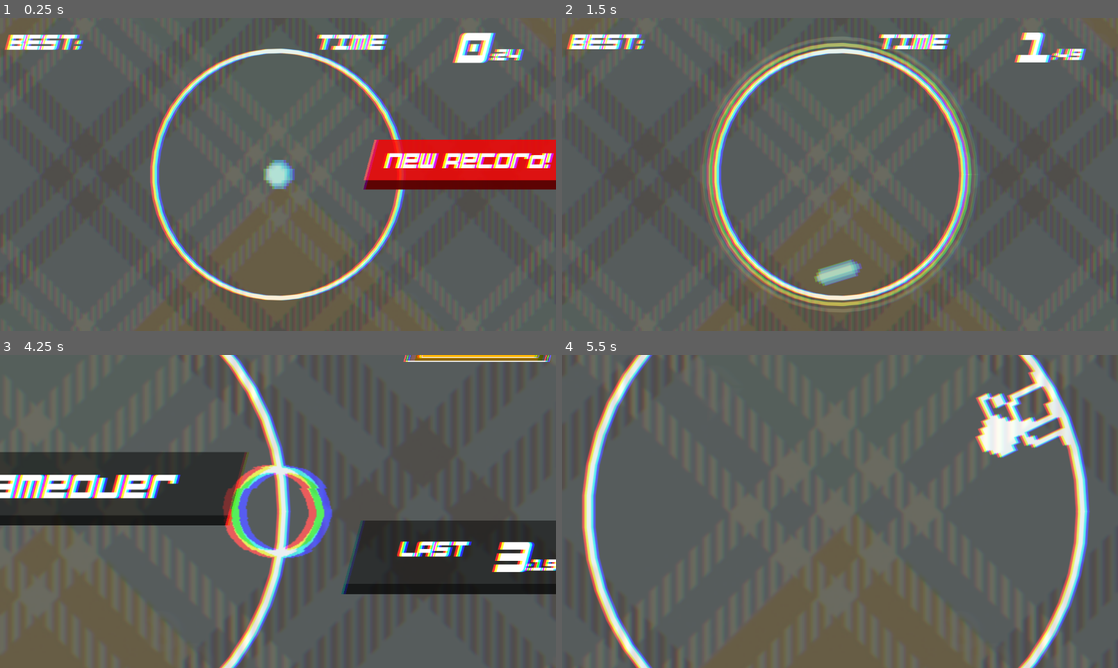
Above: before the commit, frames 1-4 (two rows, left to right).
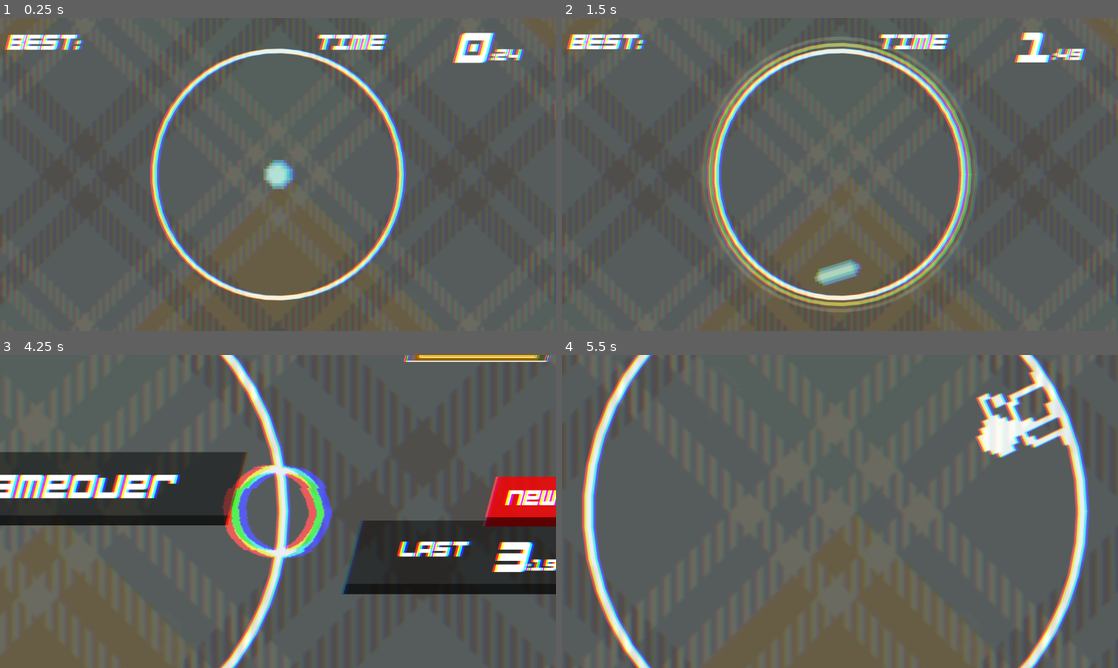
Above: after the commit, the same moments.

Repository: jokw1228/Slay_The_Circle
Game: Godot game, scene res://scenes/rooms/RoomTest/RoomGeunho.tscn
The game is run twice, just before and just after one commit, with the same random seed, the same clock (stepped at 60 frames per second) and the same inputs. This scene is started directly instead of the project's main scene. Sound files missing from this copy of the repository are replaced by a short silence.
Inputs (mouse positions are in pixels of both pictures, inside the frame that each line leads up to):
- Up to frame 1 (0.25 s): no input
- Up to frame 2 (1.5 s): move the mouse to (812, 237) at 0.52 s; click (812, 237) at 0.67 s; move the mouse to (1006, 221) at 1.27 s; click (1006, 221) at 1.42 s
- Up to frame 3 (4.25 s): move the mouse to (111, 464) at 2.02 s; click (111, 464) at 2.17 s; move the mouse to (305, 511) at 2.77 s; click (305, 511) at 2.92 s; move the mouse to (194, 433) at 3.52 s; click (194, 433) at 3.67 s
- Up to frame 4 (5.5 s): move the mouse to (962, 495) at 4.27 s; click (962, 495) at 4.42 s; click (1045, 383) at 5 s

The runs differ from the first frame. In frame 1, 5.4% of the frame differs, in the area x 65-100%, y 38-55%; in frame 2, nothing differs; in frame 3, 1.9%; in frame 4, nothing differs.

Commit message:
Back Button transition 수정, tutorial 기록, savefilemanager 구현

Diff:
--- a/project.godot
+++ b/project.godot
@@ -30,6 +30,7 @@
 SoundManager="*res://addons/resonate/sound_manager/sound_manager.gd"
 MusicManager="*res://addons/resonate/music_manager/music_manager.gd"
 Utils="*res://scenes/bombgenerators/Utils.gd"
+SaveFileManager="*res://scenes/savefilemanager/SaveFileManager.gd"
 
 [display]
 
--- a/scenes/playingfield/PlayingFieldUI.gd
+++ b/scenes/playingfield/PlayingFieldUI.gd
@@ -16,11 +16,11 @@
 @export var Gameover_node: Label
 
 var RoomMenu_room = "res://scenes/rooms/RoomMenu/RoomMenu.tscn"
-
-const SAVE_PATH = "res://best_record.dat"
+var stage_index: int = 1
 
 var seconds_value: int = 0
 var milliseconds_value: int = 0
+var is_new_record: bool = false
 
 func playing_time_updated(time: float):
 	seconds_value = floor(time)
@@ -32,6 +32,7 @@
 
 func close_Stopped_and_open_Playing():
 	#스타트 범브 터지면 gameover UI 들어가게
+	NewRecord_node.visible = false
 	var tween_close_left = get_tree().create_tween().set_ease(Tween.EASE_OUT).set_trans(Tween.TRANS_EXPO)
 	var tween_close_right = get_tree().create_tween().set_ease(Tween.EASE_OUT).set_trans(Tween.TRANS_EXPO)
 	var tween_close_up = get_tree().create_tween().set_ease(Tween.EASE_OUT).set_trans(Tween.TRANS_EXPO)
@@ -41,6 +42,11 @@
 	tween_close_left.tween_property(StoppedLeft_node,"position",Vector2(-800,0),0.4)
 	tween_close_right.tween_property(StoppedRight_node,"position",Vector2(800,0),0.4)
 	tween_close_up.tween_property(StoppedUp_node,"position",Vector2(0,-400),0.4)
+	if(is_new_record):
+		var tween_record = get_tree().create_tween().set_ease(Tween.EASE_OUT).set_trans(Tween.TRANS_EXPO)
+		NewRecord_node.position = Vector2(0,0)
+		tween_record.tween_property(NewRecord_node,"position",Vector2(800,0),0.4)
+		is_new_record = false
 	await get_tree().create_timer(0.4).timeout
 
 	NewRecord_node.visible = false
@@ -88,46 +94,35 @@
 
 
 func print_best_record():
-
-	var load_file = FileAccess.open(SAVE_PATH, FileAccess.READ_WRITE)
-	if load_file == null:
-		load_file.store_float(0)
-
-	if FileAccess.file_exists(SAVE_PATH) == false:
-		return
-
-	var current_line = load_file.get_line()
-	var existing_record:float = float(current_line)
-	var current_record:float = seconds_value + float(milliseconds_value)/100
-
-	if (current_record > existing_record):
+	var best_record = SaveFileManager.get_best_record(stage_index)
+	var current_record: float = seconds_value + float(milliseconds_value)/100
+	#최고기록을 갱신한 경우
+	if(current_record > best_record):
 		NewRecord_node.visible = true
-		load_file.store_string(str (current_record))
 		new_record_transition()
-
+		SaveFileManager.update_record(stage_index,current_record)
+		is_new_record = true
 
 func new_record_transition():
 	NewRecord_node.position = Vector2(800,0)
 	await get_tree().create_timer(1.0).timeout
 	var tween1 = get_tree().create_tween().set_ease(Tween.EASE_OUT).set_trans(Tween.TRANS_EXPO)
 	tween1.tween_property(NewRecord_node,"position",Vector2(0,0),0.4)
-	await get_tree().create_timer(1.4).timeout
-	NewRecord_node.position = Vector2(0,0)
-	var tween2 = get_tree().create_tween().set_ease(Tween.EASE_OUT).set_trans(Tween.TRANS_EXPO)
-	tween2.tween_property(NewRecord_node,"position",Vector2(800,0),0.4)
-
 
 func _on_back_button_back():
 	#백 버튼 클릭시 UI 정리 <- "스타트 범브 터지면 gameover UI 들어가게" 와 같은 상황
 	var tween_close_left = get_tree().create_tween().set_ease(Tween.EASE_OUT).set_trans(Tween.TRANS_EXPO)
 	var tween_close_right = get_tree().create_tween().set_ease(Tween.EASE_OUT).set_trans(Tween.TRANS_EXPO)
 	var tween_close_up = get_tree().create_tween().set_ease(Tween.EASE_OUT).set_trans(Tween.TRANS_EXPO)
+	var tween_record = get_tree().create_tween().set_ease(Tween.EASE_OUT).set_trans(Tween.TRANS_EXPO)
 	StoppedLeft_node.position = Vector2(0,0)
 	StoppedRight_node.position = Vector2(0,0)
 	StoppedUp_node.position = Vector2(0,0)
+	NewRecord_node.position = Vector2(0,0)
 	tween_close_left.tween_property(StoppedLeft_node,"position",Vector2(-800,0),0.4)
 	tween_close_right.tween_property(StoppedRight_node,"position",Vector2(800,0),0.4)
 	tween_close_up.tween_property(StoppedUp_node,"position",Vector2(0,-400),0.4)
+	tween_record.tween_property(NewRecord_node,"position",Vector2(800,0),0.4)
 
 	var tween_back_in: Tween = get_tree().create_tween().set_trans(Tween.TRANS_EXPO)
 	tween_back_in.tween_property(BackToMenu_node, "position", Vector2(96, 249), 1.25)
--- a/scenes/rooms/RoomLogo/RoomLogo.gd
+++ b/scenes/rooms/RoomLogo/RoomLogo.gd
@@ -10,6 +10,7 @@
 @onready var Camera2D_node: Camera2D = $Camera2D
 
 func _ready():
+	SaveFileManager.load_game()
 	CircleField_node.stop_reverb_effect()
 
 	await get_tree().create_timer(0.5).timeout
@@ -52,5 +53,8 @@
 
 	await tween_camera.finished
 	await get_tree().create_timer(0.3).timeout
-	get_tree().change_scene_to_file(RoomTutorial_room)
+	if(!SaveFileManager.is_tutorial_cleared):
+		get_tree().change_scene_to_file(RoomTutorial_room)
+	else:
+		get_tree().change_scene_to_file(RoomMenu_room)
 	#get_tree().change_scene_to_file(RoomMenu_room)
--- a/scenes/rooms/RoomTutorial/RoomTutorial.gd
+++ b/scenes/rooms/RoomTutorial/RoomTutorial.gd
@@ -5,5 +5,6 @@
 var RoomMenu_room = "res://scenes/rooms/RoomMenu/RoomMenu.tscn"
 
 func _on_tutorial_bomb_generator_tutorial_end():
+	SaveFileManager.tutorial_clear()
 	await get_tree().create_timer(1.0).timeout
 	get_tree().change_scene_to_file(RoomMenu_room)
--- /dev/null
+++ b/scenes/savefilemanager/SaveFileManager.gd
@@ -0,0 +1,74 @@
+extends Node
+
+var circle_record: float = 0.0
+var circler_record: float = 0.0
+var circlest_record: float = 0.0
+var hypercircle_record: float = 0.0
+var hypercircler_record: float = 0.0
+var hypercirclest_record:float = 0.0
+
+var sound_volume: float
+
+var is_tutorial_cleared: bool = false
+
+func get_best_record(stage_index: int) -> float:
+	if stage_index == 1:
+		return circle_record
+	if stage_index == 2:
+		return circler_record
+	if stage_index == 3:
+		return circlest_record
+	if stage_index == 4:
+		return hypercircle_record
+	if stage_index == 5:
+		return hypercircler_record
+	else:
+		return hypercirclest_record
+
+func update_record(stage_index:int, record:float):
+	if stage_index == 1:
+		circle_record = record
+	if stage_index == 2:
+		circler_record = record
+	if stage_index == 3:
+		circlest_record = record
+	if stage_index == 4:
+		hypercircle_record = record
+	if stage_index == 5:
+		hypercircler_record = record
+	else:
+		hypercirclest_record = record
+	save_game()
+
+func tutorial_clear():
+	is_tutorial_cleared = true
+	save_game()
+
+func load_game():
+	var load_file = FileAccess.open("res://savegame.save",FileAccess.READ)
+	if load_file:
+		var current_line = JSON.parse_string(load_file.get_as_text())
+		circle_record = current_line["circle_record"]
+		circler_record = current_line["circler_record"]
+		circlest_record = current_line["circlest_record"]
+		hypercircle_record = current_line["hypercircle_record"]
+		hypercircler_record = current_line["hypercircler_record"]
+		hypercirclest_record = current_line["hypercirclest_record"]
+		is_tutorial_cleared = current_line["is_tutorial_cleared"]
+
+func save_game():
+	var save_file = FileAccess.open("res://savegame.save",FileAccess.WRITE)
+	var json_string = JSON.stringify(save())
+	save_file.store_line(json_string)
+
+func save():
+	var save_dict = {
+		"circle_record" : circle_record,
+		"circler_record" : circler_record,
+		"circlest_record" : circlest_record,
+		"hypercircle_record" : hypercircle_record,
+		"hypercircler_record" : hypercircler_record,
+		"hypercirclest_record" : hypercirclest_record,
+		"is_tutorial_cleared" : is_tutorial_cleared
+	}
+	return save_dict
